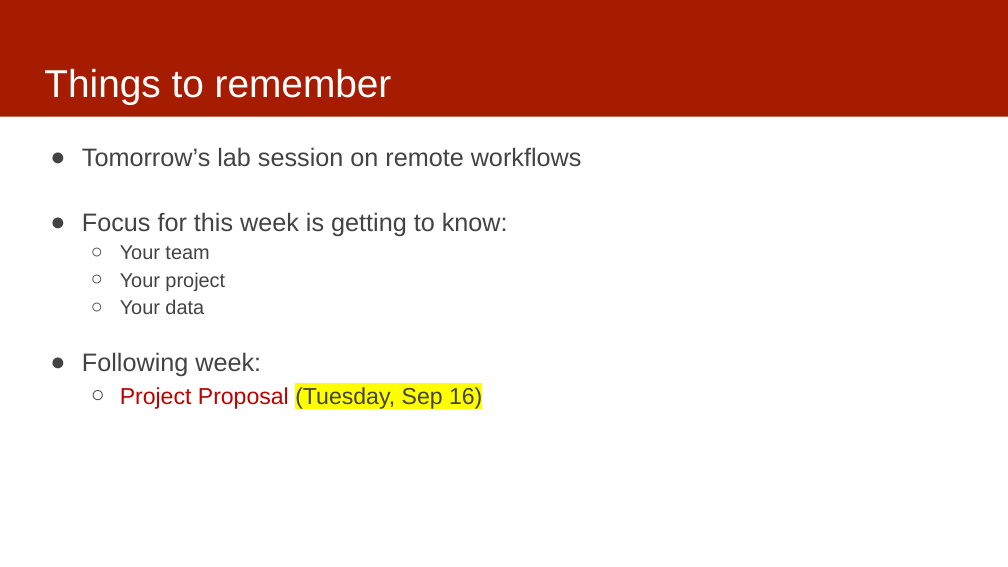
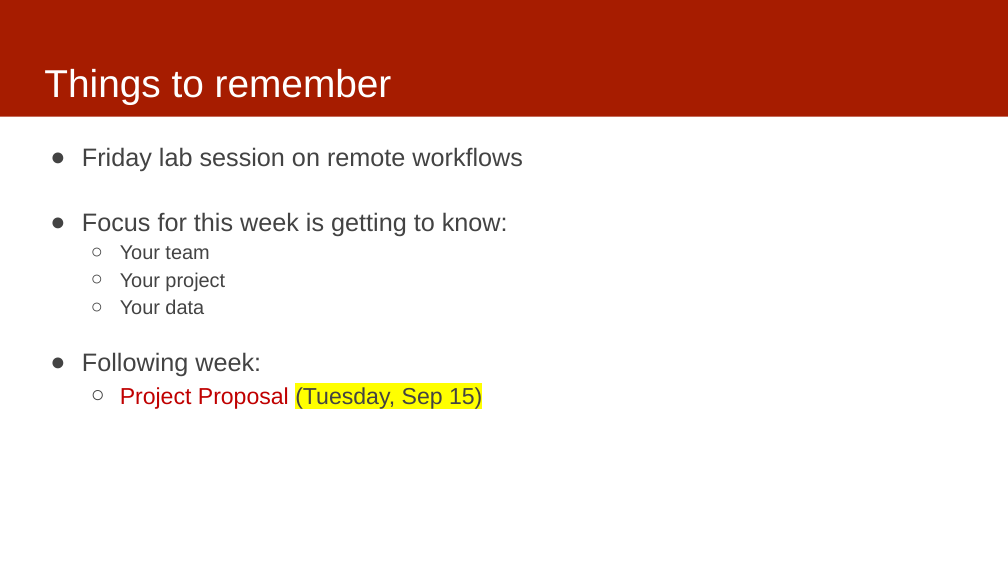
Before and after one commit to dssg/mlforpublicpolicylab, a slide deck: slide 16 of Lectures/03-casestudies.pptx. Drawn at 1008x567 pixels with LibreOffice and Linux fonts; fonts in the diff are those of the drawing. Boxes give left, top, right and bottom in pixels: in the first picture for what was removed or moved away, otherwise in the second. Text is boxed around its words. In the diff, an @@ line names an element or a change of style, - is before the commit and + after.

```diff
--- a/Lectures/03-casestudies.pptx
+++ b/Lectures/03-casestudies.pptx
@@ text at (82,147,523,172): text changed @@
-● Tomorrow’s lab session on remote workflows
+● Friday lab session on remote workflows
@@ text at (120,387,482,409): text changed @@
-  ○ Project Proposal (Tuesday, Sep 16)
+  ○ Project Proposal (Tuesday, Sep 15)
```
Also in this commit, not shown: 2 other slides changed.
